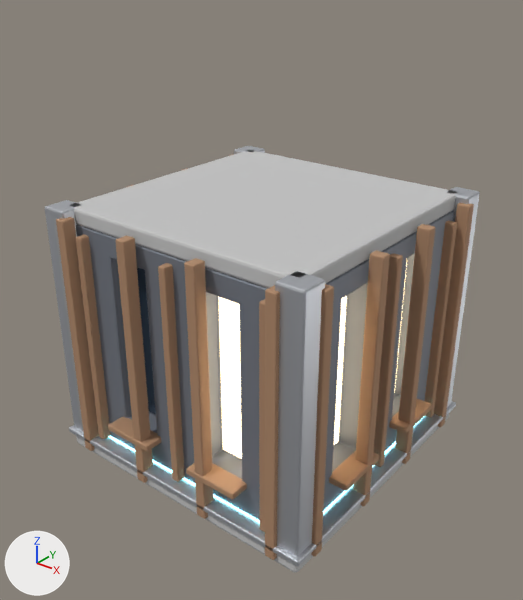
Two versions of the glTF model game/assets/modules/deco_2x2.glb, one commit apart.
One viewpoint serves both versions: a 50 mm camera at (3.04, -3.88, 3.59) aimed at (0.03, -0.12, 1.26). Lighting does not change. The marker at lower left points along +X, +Y and +Z. The older version comes first. Vertices at exactly the same position are counted once.

The scene before the commit, as lines of its bpy script (objects in view):
```python
ob_ext_frames = bpy.data.objects.new('ext_frames', me_ext_frames)
ob_ext_frames.location = (0.0, 0.0, 0.0)
ob_ext_panes_dark = bpy.data.objects.new('ext_panes_dark', me_ext_panes_dark)
ob_ext_panes_dark.location = (0.0, 0.0, 0.0)
ob_ext_panes_lit = bpy.data.objects.new('ext_panes_lit', me_ext_panes_lit)
ob_ext_panes_lit.location = (0.0, 0.0, 0.0)
ob_ext_ribs = bpy.data.objects.new('ext_ribs', me_ext_ribs)
ob_ext_ribs.location = (0.0, 0.0, 0.0)
ob_ext_wall = bpy.data.objects.new('ext_wall', me_ext_wall)
ob_ext_wall.location = (0.0, 0.0, 0.0)
ob_int_ceiling = bpy.data.objects.new('int_ceiling', me_int_ceiling)
ob_int_ceiling.location = (0.0, 0.0, 0.0)
ob_int_columns = bpy.data.objects.new('int_columns', me_int_columns)
ob_int_columns.location = (0.0, 0.0, 0.0)
ob_int_slab_edge = bpy.data.objects.new('int_slab_edge', me_int_slab_edge)
ob_int_slab_edge.location = (0.0, 0.0, 0.0)
# also in view: 'int_slab' at (0.0, 0.0, 0.06)
```
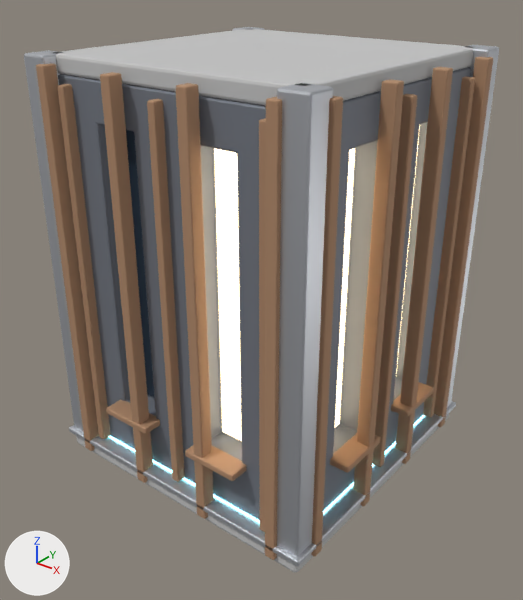
Pixel boxes (x1, y1, x2, y2) of what changed, in the pictures (523 x 600 px; the box of a moved part takes in the faces that stretch with it):
'ext_wall', reshaped
    before: (76, 211, 454, 520)
    after: (58, 67, 471, 520)
'ext_ribs', moved, rescaled (9% wider, 24% taller)
    before: (56, 154, 474, 560)
    after: (36, 57, 493, 560)
'int_ceiling', moved
    before: (71, 150, 457, 288)
    after: (56, 29, 473, 106)
'ext_frames', reshaped
    before: (76, 220, 457, 532)
    after: (58, 77, 475, 532)
'int_columns', moved, rescaled (9% wider, 29% taller)
    before: (45, 146, 480, 557)
    after: (24, 27, 499, 557)
'ext_panes_lit', moved, rescaled
    before: (218, 263, 407, 459)
    after: (214, 125, 420, 441)
'ext_panes_dark', reshaped
    before: (137, 267, 156, 414)
    after: (126, 130, 155, 398)
part 2 of me_ext_wall, moved or reshaped
    before: (110, 392, 401, 520)
    after: (109, 375, 424, 520)
part 3 of me_ext_wall, moved or reshaped
    before: (111, 254, 415, 482)
    after: (98, 122, 428, 463)
part 4 of me_ext_wall, moved or reshaped
    before: (108, 255, 433, 504)
    after: (95, 120, 445, 492)
part 5 of me_ext_wall, moved or reshaped
    before: (76, 211, 454, 490)
    after: (58, 68, 471, 475)
part 6 of me_ext_wall, moved or reshaped (mostly hidden)
    before: (77, 211, 453, 289)
    after: (59, 67, 470, 107)
part 9 of me_ext_frames, moved or reshaped
    before: (329, 451, 379, 491)
    after: (330, 433, 381, 473)
part 10 of me_ext_frames, moved or reshaped
    before: (389, 399, 432, 434)
    after: (391, 382, 434, 417)
part 11 of me_ext_frames, moved or reshaped
    before: (108, 417, 161, 451)
    after: (106, 400, 160, 434)
part 12 of me_ext_frames, moved or reshaped
    before: (186, 463, 247, 499)
    after: (185, 446, 246, 481)
part 13 of me_ext_frames, moved or reshaped
    before: (76, 220, 457, 477)
    after: (58, 77, 475, 477)

Patch to the scene script:
```diff
--- a/game/assets/modules/deco_2x2.glb.py
+++ b/game/assets/modules/deco_2x2.glb.py
@@ me_int_columns @@
-me_int_columns.from_pydata(...)  # 224 vertices, 432 faces; spans x -1.1..1.1, y -1.1..1.1, z 0.12..2.0
+me_int_columns.from_pydata(...)  # 224 vertices, 432 faces; spans x -1.1..1.1, y -1.1..1.1, z 0.12..3.0
+# me_int_columns part 1: the whole mesh is scaled about its middle by (1, 1, 1.54), then moved by (0.0, 0.0, 0.5)
 me_int_columns.materials.append(mat_m_steel)
@@ me_ext_wall @@
-me_ext_wall.from_pydata(...)  # 504 vertices, 1004 faces; spans x -1.0..1.0, y -1.0..1.0, z 0.12..1.88
+me_ext_wall.from_pydata(...)  # 504 vertices, 1004 faces; spans x -1.0..1.0, y -1.0..1.0, z 0.12..2.88
+# me_ext_wall part 2: all 224 vertices in x -1.0..1.0, y -1.0..1.0, z 0.4..0.44 are moved by (0.0, 0.0, 0.15)
+# me_ext_wall part 3: all 208 vertices in x -0.99..0.99, y -0.99..0.99, z 1.7..1.72 are moved by (0.0, 0.0, 0.89)
+# me_ext_wall part 4: all 16 vertices in x -1.0..1.0, y -1.0..1.0, z 1.73 are moved by (0.0, 0.0, 0.9)
+# me_ext_wall part 5: all 12 vertices in x -1.0..1.0, y -1.0..1.0, z 1.87 are moved by (0.0, 0.0, 0.99)
+# me_ext_wall part 6: all 16 vertices in x -0.99..0.99, y -0.99..0.99, z 1.88 are moved by (0.0, 0.0, 1.0)
 me_ext_wall.materials.append(mat_m_paintdark)
@@ me_ext_panes_lit @@
-me_ext_panes_lit.from_pydata(...)  # 48 vertices, 72 faces; spans x -0.85..0.85, y -0.85..0.85, z 0.45..1.69
+me_ext_panes_lit.from_pydata(...)  # 48 vertices, 72 faces; spans x -0.85..0.85, y -0.85..0.85, z 0.6..2.58
+# me_ext_panes_lit part 7: the whole mesh is scaled about its middle by (1, 1, 1.6), then moved by (0.0, 0.0, 0.52)
 me_ext_panes_lit.materials.append(mat_m_winlit)
@@ me_ext_panes_dark @@
-me_ext_panes_dark.from_pydata(...)  # 16 vertices, 24 faces; spans x -0.85..-0.27, y -0.85..-0.27, z 0.45..1.69
+me_ext_panes_dark.from_pydata(...)  # 16 vertices, 24 faces; spans x -0.85..-0.27, y -0.85..-0.27, z 0.6..2.58
+# me_ext_panes_dark part 8: all 8 vertices in x -0.85..-0.27, y -0.85..-0.27, z 1.69 are moved by (0.0, 0.0, 0.89)
+# other edits to the shape of me_ext_panes_dark do not show in these pictures
 me_ext_panes_dark.materials.append(mat_m_glass)
@@ me_ext_frames @@
-me_ext_frames.from_pydata(...)  # 1120 vertices, 2160 faces; spans x -1.14..1.14, y -1.14..1.14, z 0.17..1.83
+me_ext_frames.from_pydata(...)  # 1120 vertices, 2160 faces; spans x -1.14..1.14, y -1.14..1.14, z 0.17..2.83
+# me_ext_frames part 9: the loose piece of 56 vertices spanning x 0.98..1.14, y -0.61..-0.19, z 0.38..0.43 is moved by (0.0, 0.0, 0.15)
+# me_ext_frames part 10: the loose piece of 56 vertices spanning x 0.98..1.14, y 0.19..0.61, z 0.38..0.43 is moved by (0.0, 0.0, 0.15)
+# me_ext_frames part 11: the loose piece of 56 vertices spanning x -0.61..-0.19, y -1.14..-0.98, z 0.38..0.43 is moved by (0.0, 0.0, 0.15)
+# me_ext_frames part 12: the loose piece of 56 vertices spanning x 0.19..0.61, y -1.14..-0.98, z 0.38..0.43 is moved by (0.0, 0.0, 0.15)
+# me_ext_frames part 13: all 336 vertices in x -1.07..1.07, y -1.07..1.07, z 1.82..1.83 are moved by (0.0, 0.0, 1.0)
+# other edits to the shape of me_ext_frames do not show in these pictures
 me_ext_frames.materials.append(mat_m_rust)
@@ me_ext_ribs @@
-me_ext_ribs.from_pydata(...)  # 896 vertices, 1728 faces; spans x -1.13..1.13, y -1.13..1.13, z 0.05..1.95
+me_ext_ribs.from_pydata(...)  # 896 vertices, 1728 faces; spans x -1.13..1.13, y -1.13..1.13, z 0.05..2.95
+# me_ext_ribs part 14: the whole mesh is scaled about its middle by (1, 1, 1.53), then moved by (0.0, 0.0, 0.5)
 me_ext_ribs.materials.append(mat_m_rust)
@@ me_int_ceiling @@
-me_int_ceiling.from_pydata(...)  # 56 vertices, 108 faces; spans x -1.0..1.0, y -1.0..1.0, z 1.88..2.0
+me_int_ceiling.from_pydata(...)  # 56 vertices, 108 faces; spans x -1.0..1.0, y -1.0..1.0, z 2.88..3.0
+# me_int_ceiling part 15: the whole mesh is moved by (0.0, 0.0, 1.0)
 me_int_ceiling.materials.append(mat_m_concrete)
```
